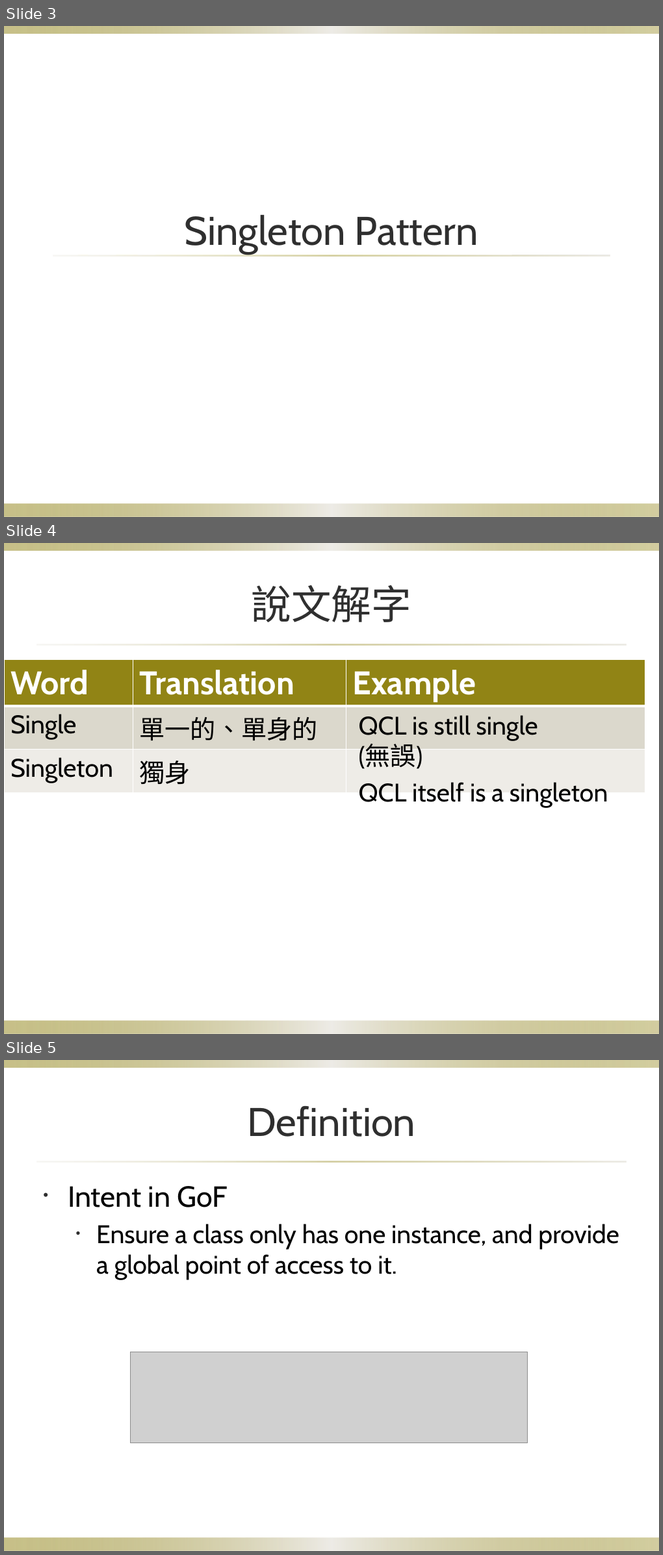
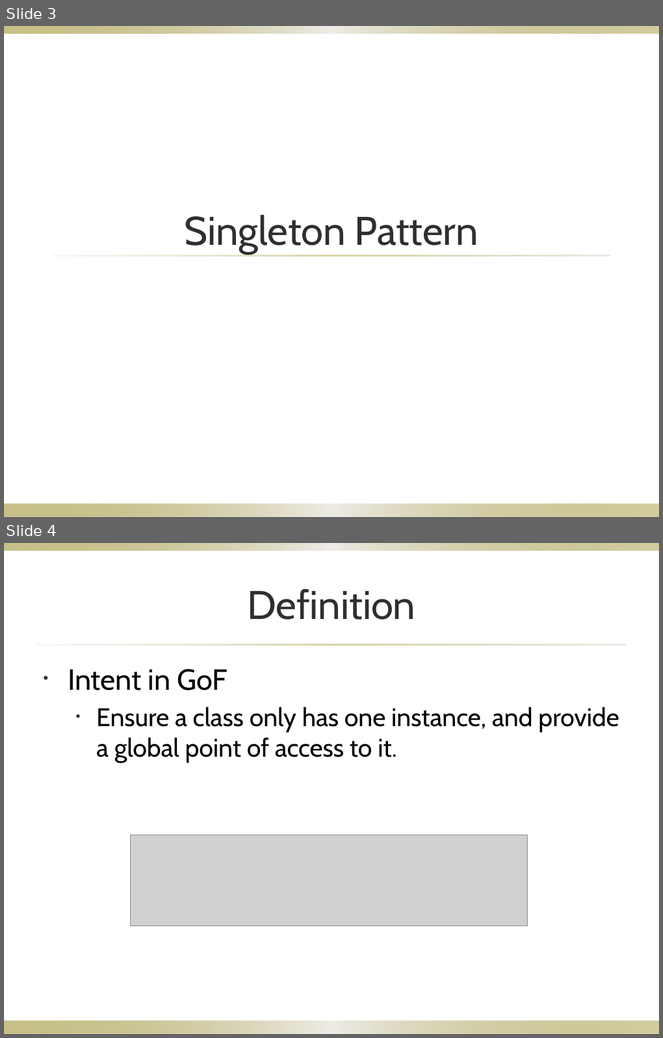
Before and after one commit to qcl/dp-reading-club, a slide deck: 2013.11.20-Singleton-Flyweight/singleton_flyweight.pptx. Shown one above the other, each under a label of ours: slides 3, 4 and 5 before the commit, slides 3 and 4 after it. The pictures are 663x1555 and 663x1038 pixels, drawn with LibreOffice and Linux fonts; fonts in the diff are those of the drawing; grey boxes stand for pictures; background and template pictures are left out. Boxes give left, top, right and bottom in pixels: in the first picture for what was removed or moved away, otherwise in the second. Text is boxed around its words. In the diff, an @@ line names an element or a change of style, - is before the commit and + after.

```diff
--- a/2013.11.20-Singleton-Flyweight/singleton_flyweight.pptx
+++ b/2013.11.20-Singleton-Flyweight/singleton_flyweight.pptx
@@ slide 4 removed at (x1=4, y1=543, x2=659, y2=1034), background picture (left out); not listed: 3 template elements that a slide beside it also shows @@
@@ title removed at (x1=252, y1=585, x2=412, y2=622) @@
-說文解字
@@ table removed at (x1=4, y1=659, x2=645, y2=810), 3 rows, 3 columns @@
-Word | Translation | Example
-Single | 單一的、單身的 | 
-Singleton | 獨身 | 
@@ text removed at (x1=359, y1=715, x2=538, y2=769) @@
-QCL is still single
-(無誤)
@@ text removed at (x1=359, y1=782, x2=608, y2=808) @@
-QCL itself is a singleton
@@ what was slide 5 is now slide 4 @@
```
Also in this commit, not shown: 3 slides changed, 1 other file.
